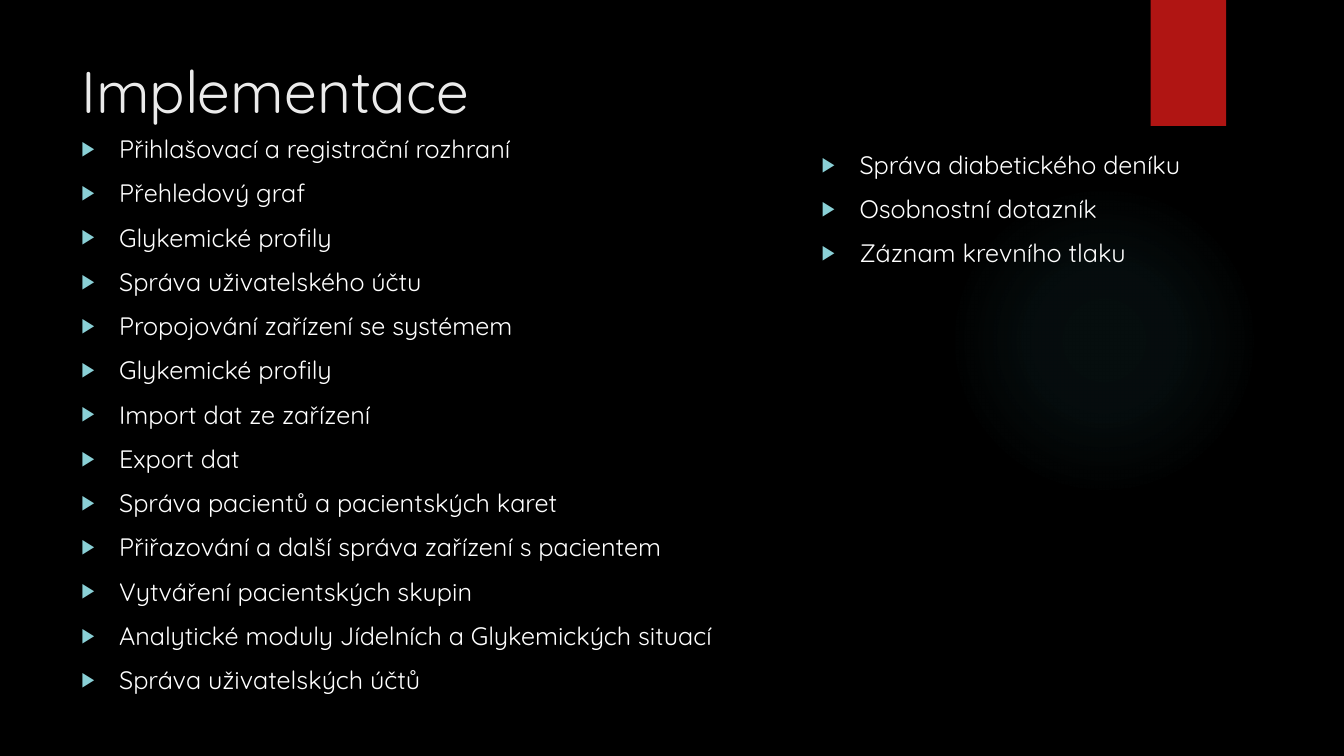
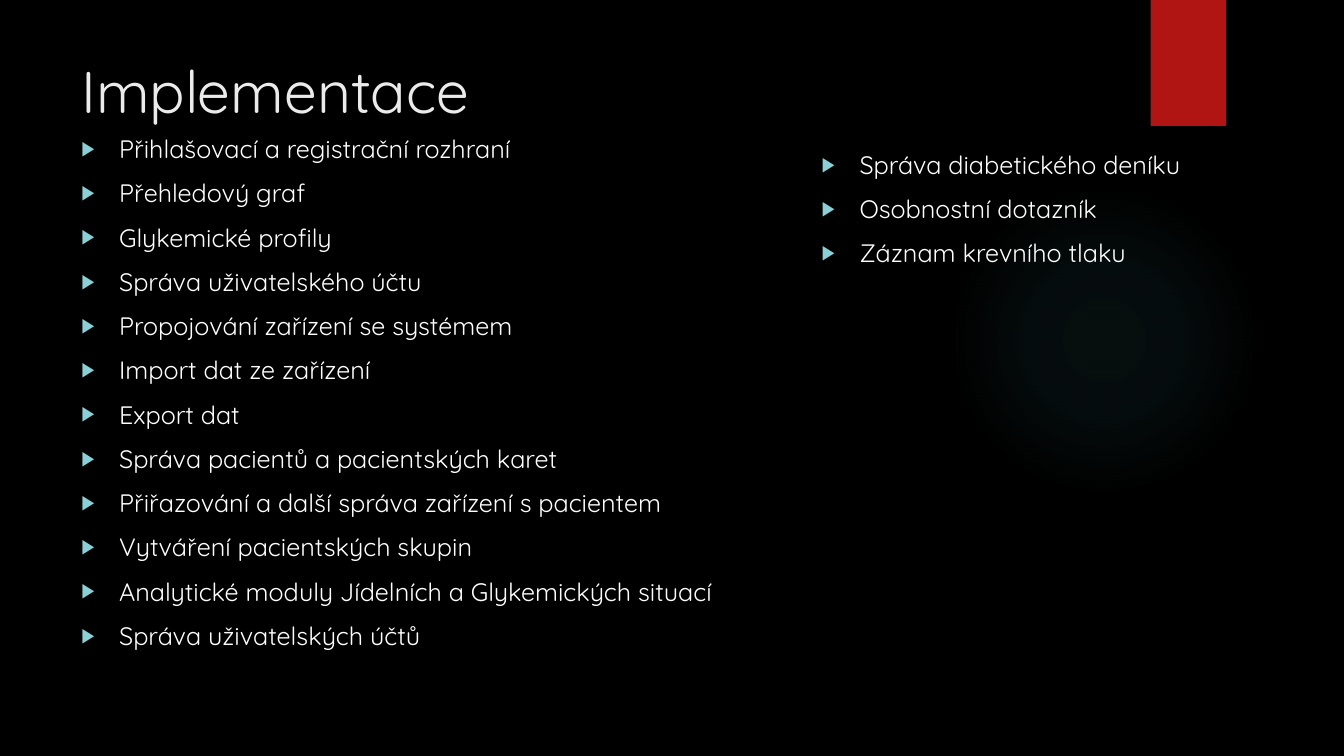
Before and after one commit to MrMilan/Diplomka, a slide deck: slide 10 of prezentace diplomka/DP_Diani.pptx. Drawn at 1344x756 pixels with LibreOffice and Linux fonts; fonts in the diff are those of the drawing; background and template pictures are left out. Boxes give left, top, right and bottom in pixels: in the first picture for what was removed or moved away, otherwise in the second. Text is boxed around its words. In the diff, an @@ line names an element or a change of style, - is before the commit and + after.

```diff
--- a/prezentace diplomka/DP_Diani.pptx
+++ b/prezentace diplomka/DP_Diani.pptx
@@ text at box(119, 360, 331, 384): paragraph removed @@
-▶ Glykemické profily
```
Also in this commit, not shown: 4 slides added.
